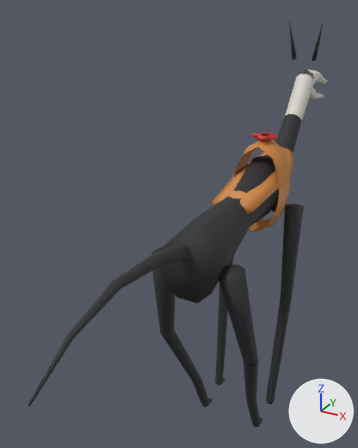
An edit to the Blender file art/service_dog/blender_src/service_dog.blend, drawn before and after from the same camera.
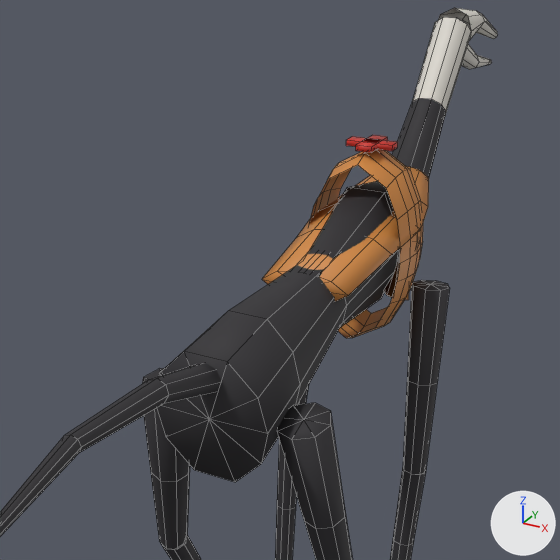
Each version is shown whole from a 50 mm lens placed at (0.649, -1.701, 1.752), pointed at (-0.24, -0.084, 0.943), then close up on the part from 23% to 100% of the width and 15% to 76% of the height. Lighting does not change. The marker at lower right points along +X, +Y and +Z. The older version's two pictures come first. The close-ups show mesh edges as thin lines.

Names of what the first close-up shows: 'Dog_Body', 'Dog_Vest'.
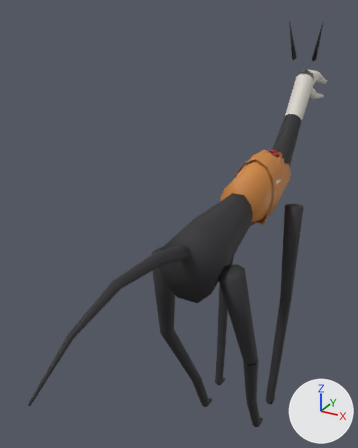
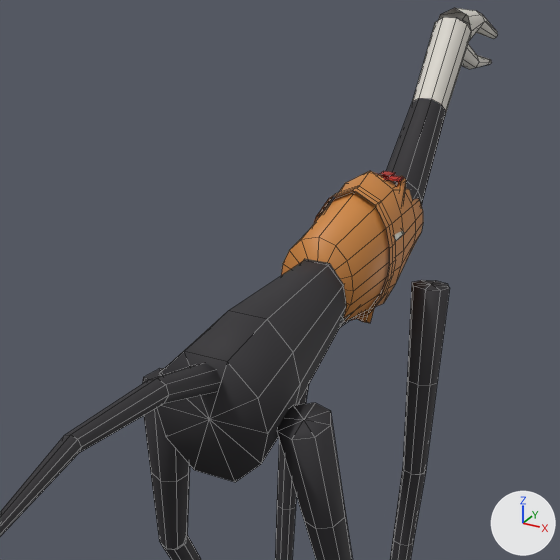
Edits to the bpy script that builds the scene:
```text
Change me_dog_vest:
    used by ob_dog_vest; location = (0.0, 0.0, 0.0)
    remove me_dog_vest.from_pydata(...)  # 238 vertices, 242 faces; spans x -0.115..0.115, y -0.123..0.426, z 0.855..1.277
    add me_dog_vest.from_pydata(...)  # 206 vertices, 210 faces; spans x -0.087..0.087, y -0.062..0.402, z 0.904..1.216
    me_dog_vest part 1: a new loose piece, a box spanning x -0.04..0.04, y 0.275..0.301, z 1.1796..1.1836, in mat_dog_vest_cross (red #ce3027)
    me_dog_vest part 2: a new loose piece, a box spanning x -0.013..0.013, y 0.248..0.328, z 1.1796..1.1836, in mat_dog_vest_cross (red #ce3027)
    me_dog_vest part 3: the loose piece of 82 vertices spanning x -0.115..0.115, y -0.123..0.426, z 1.047..1.176 is rebuilt with 82 vertices and now spans x -0.083..0.083, y -0.062..0.402, z 0.904..1.216
    me_dog_vest part 4: a new loose piece of 48 vertices spanning x -0.087..0.087, y 0.104..0.14, z 0.92..1.2, in mat_dog_vest_clean (orange #ce863f)
    me_dog_vest part 5: a new loose piece of 26 vertices spanning x 0.018..0.071, y 0.113..0.317, z 0.919..1.185, in mat_dog_vest_clean (orange #ce863f)
    me_dog_vest part 6: the loose piece of 8 vertices spanning x -0.048..0.048, y 0.184..0.216, z 1.265..1.277 is deleted
    me_dog_vest part 7: the loose piece of 8 vertices spanning x -0.016..0.016, y 0.152..0.248, z 1.265..1.277 is deleted
    me_dog_vest part 8
    132 vertices are removed from x -0.113..0.113, y 0.125..0.289, z 0.855..1.265
    128 faces are deleted
    8 vertices are added at x 0.046..0.084, y 0.144..0.196, z 1.095..1.137
    6 new faces join them, mat_dog_vest_badge (white #edeadd)
    other edits to the shape of me_dog_vest do not show in these pictures
```

Pixel boxes [x1, y1, x2, y2] of what changed, in the close-ups (560 x 560 px):
'Dog_Vest', reshaped (15% narrower, 25% shorter): before [262, 135, 429, 338]; after [281, 171, 423, 323]
part 1 of me_dog_vest, added: after [376, 173, 404, 182]
part 2 of me_dog_vest, added: after [379, 171, 396, 181]
part 3 of me_dog_vest, rebuilt (15% narrower, 12% taller): before [262, 166, 429, 301]; after [281, 171, 423, 322]
part 4 of me_dog_vest, added: after [314, 186, 396, 320]
part 5 of me_dog_vest, added: after [357, 176, 406, 323]
part 6 of me_dog_vest, deleted: before [346, 136, 398, 151]
part 7 of me_dog_vest, deleted: before [356, 135, 388, 153]
part 8 of me_dog_vest, cut back: before [309, 149, 423, 338]; after [394, 231, 404, 241]
